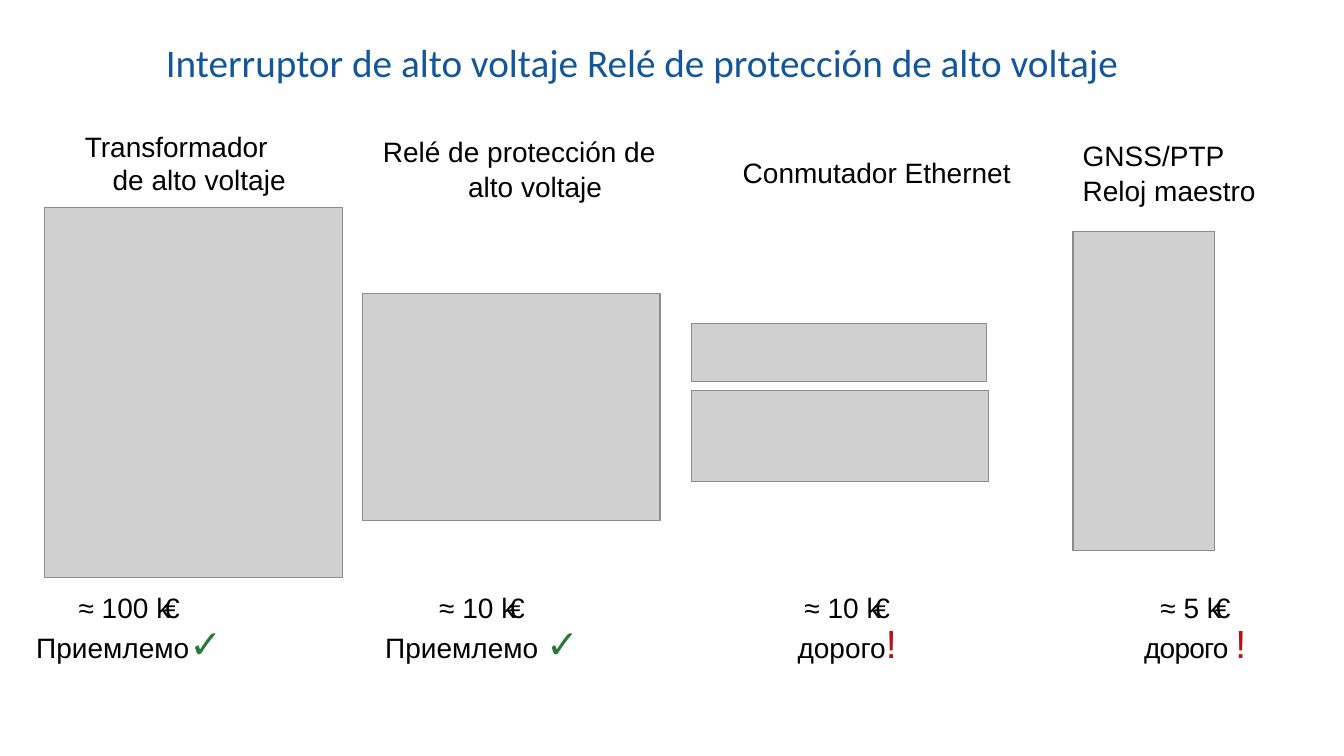
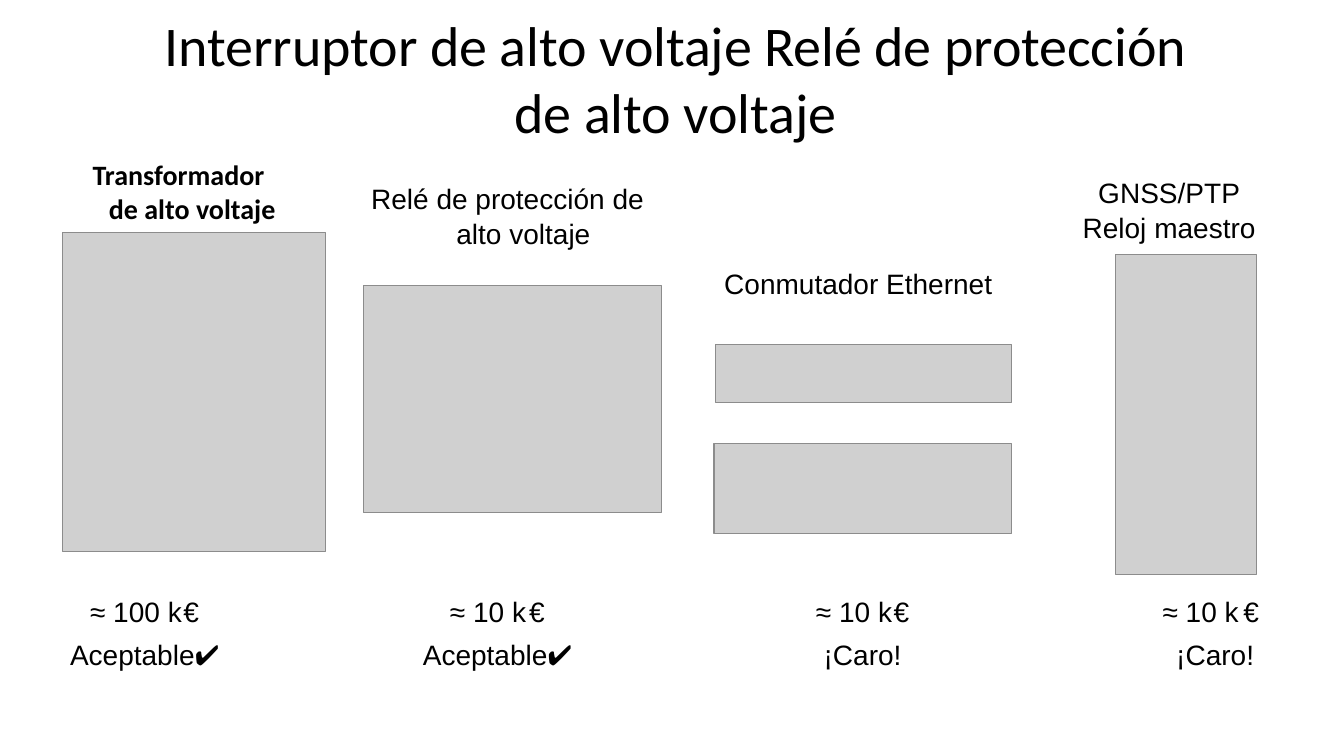
Before and after one commit to SiwaNetwork/QUANTUM, a slide deck: slide 9 of Time-Card/ДОКУМЕНТЫ/МАТЕРИАЛ СТАТЬИ/Применение в энергетике испанский.pptx. Drawn at 1344x756 pixels with LibreOffice and Linux fonts; fonts in the diff are those of the drawing; grey boxes stand for pictures. Boxes give left, top, right and bottom in pixels: in the first picture for what was removed or moved away, otherwise in the second. Text is boxed around its words. In the diff, an @@ line names an element or a change of style, - is before the commit and + after.

```diff
--- a/Time-Card/ДОКУМЕНТЫ/МАТЕРИАЛ СТАТЬИ/Применение в энергетике испанский.pptx
+++ b/Time-Card/ДОКУМЕНТЫ/МАТЕРИАЛ СТАТЬИ/Применение в энергетике испанский.pptx
@@ title "Interruptor de alto voltaje Relé ...": place and size @@
-title "Interruptor de alto voltaje Relé ..." at box(166, 49, 1118, 84)
+title "Interruptor de alto voltaje Relé ..." at box(165, 27, 1186, 143)
@@ title "Interruptor de alto voltaje Relé ..." at box(165, 27, 1186, 143): size 28 to 40 pt, text colour #12569B to #000000, letter spacing 0 to -0.1 pt; alignment left to centre @@
@@ text "Transformador": place and size @@
-text "Transformador" at box(85, 136, 286, 196)
+text "Transformador" at box(93, 165, 275, 224)
@@ text "Transformador" at box(93, 165, 275, 224): font Arial to Calibri, bold on @@
@@ text "GNSS/PTP": place and size @@
-text "GNSS/PTP" at box(1083, 145, 1255, 206)
+text "GNSS/PTP" at box(1083, 182, 1255, 243)
@@ text "GNSS/PTP" at box(1083, 182, 1255, 243): alignment left to centre @@
@@ text "Relé de protección de": place and size @@
-text "Relé de protección de" at box(383, 141, 655, 202)
+text "Relé de protección de" at box(371, 188, 644, 249)
@@ picture: place and size @@
-picture at box(45, 208, 343, 578)
+picture at box(63, 232, 325, 552)
@@ text "Conmutador Ethernet" at box(724, 273, 992, 295): alignment left to centre @@
@@ text "Conmutador Ethernet": place and size @@
-text "Conmutador Ethernet" at box(743, 162, 1011, 184)
+text "Conmutador Ethernet" at box(724, 273, 992, 295)
@@ picture: place and size @@
-picture at box(1074, 231, 1215, 551)
+picture at box(1116, 255, 1257, 575)
@@ picture: place and size @@
-picture at box(362, 294, 659, 521)
+picture at box(364, 286, 661, 513)
@@ picture: place and size @@
-picture at box(692, 324, 987, 382)
+picture at box(716, 344, 1011, 402)
@@ picture: place and size @@
-picture at box(692, 391, 989, 482)
+picture at box(714, 444, 1011, 534)
@@ table at box(49, 600, 1302, 674) @@
-row 1: ≈ 100 k€ | ≈ 10 k€ | ≈ 10 k€ | ≈ 5 k€
+row 1: ≈ 100 k € | ≈ 10 k € | ≈ 10 k € | ≈ 10 k €
-row 2: Приемлемо✓ | Приемлемо ✓ | дорого! | дорого !
+row 2: Aceptable✔ | Aceptable✔ | ¡Caro! | ¡Caro!
@@ table: place and size @@
-table at box(34, 596, 1287, 668)
+table at box(49, 600, 1302, 674)
```
Also in this commit, not shown: 16 other slides changed, 4 other files.
